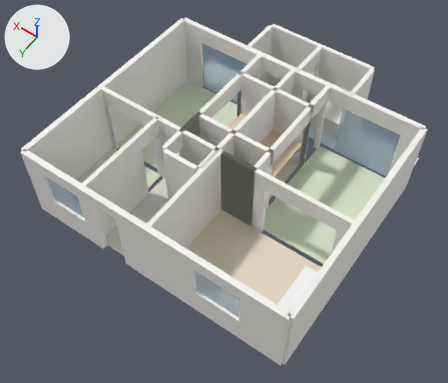
The glTF model room.glb, before and after one commit.
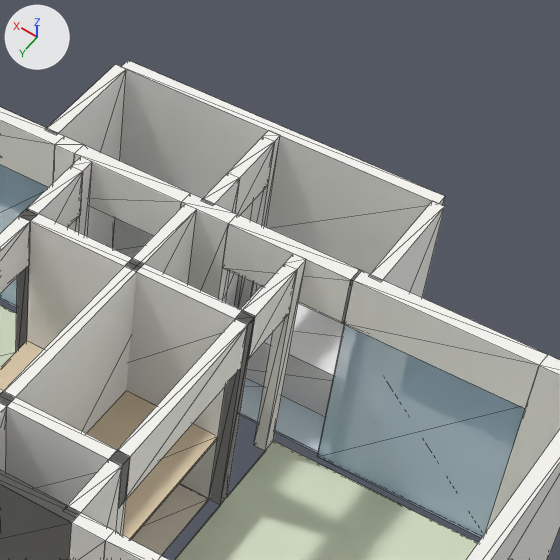
Each version is shown whole from a 50 mm lens placed at (-2.25, 11.48, 13.36), pointed at (3.58, 3.31, 0.52), then close up on the part from 52% to 92% of the width and 1% to 48% of the height. Every picture has the same lights, and +X, +Y and +Z are marked at upper left. The first two pictures are the older version. The close-ups show mesh edges as thin lines. Vertices at exactly the same position are counted once.

Names of what the first close-up shows: 'kobiki302'.
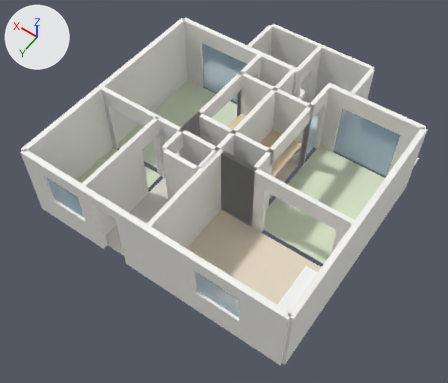
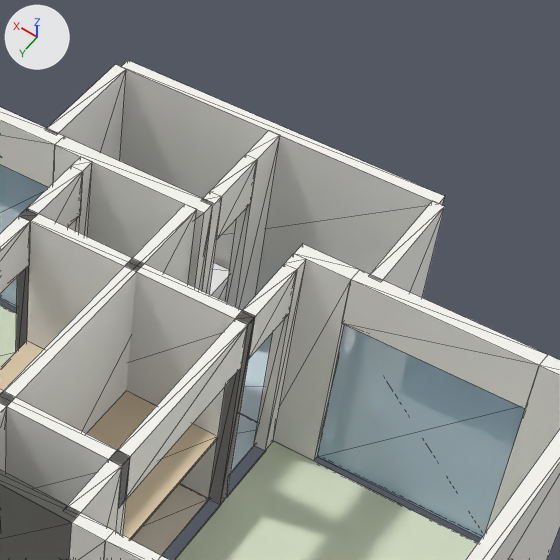
Changed parts and their boxes [x1, y1, x2, y2] in the close-ups (560 x 560 px; the box of a moved part takes in the faces that stretch with it):
part 1 of me_mesh_0, moved or reshaped
    before: [241, 286, 344, 416]
    after: [209, 263, 229, 301]
part 2 of me_mesh_0, moved or reshaped (not visible afterwards)
    before: [225, 271, 239, 306]
part 3 of me_mesh_0, moved or reshaped
    before: [53, 130, 361, 323]
    after: [53, 130, 359, 473]

The change in detail:
me_mesh_0 is used by ob_kobiki302; location (0.0, 0.0, 0.0).
me_mesh_0 had 503 vertices, 970 faces and spanned x -0.15..7.51, y -1.39..6.27, z -0.02..2.25.
me_mesh_0 now has 495 vertices, 958 faces and spans x -0.15..7.51, y -1.39..6.27, z -0.02..2.25.
me_mesh_0 part 1: the loose piece of 8 vertices spanning x 2.15..3.45, y -1.2..-0.55, z 0.0..0.55 is moved by (1.62, 0.0, 0.0).
me_mesh_0 part 2: the loose piece of 8 vertices spanning x 3.7..4.3, y -1.2..-0.65, z 0.0..0.8 is moved by (-1.6, 0.0, 0.0).
Part 3, on me_mesh_0:
20 vertices are removed from x 2.11..4.88, y -0.15..0.0, z 0.0..2.25.
43 faces are deleted.
12 vertices in x 3.53..3.65, y -1.17..-0.57, z 0.0..2.25 move by (0.0, 0.3, 0.0).
2 vertices move from x 4.88, y -0.15..0.0, z 0.0 to x 3.55, y -0.15..0.0, z 0.0.
12 vertices are added at x 2.12..3.62, y -0.15..0.0, z -0.02..2.25.
19 new faces join them, mat_wall (white #f7f6f1).
12 new faces join them, mat_wet (pale blue #daecf6).
